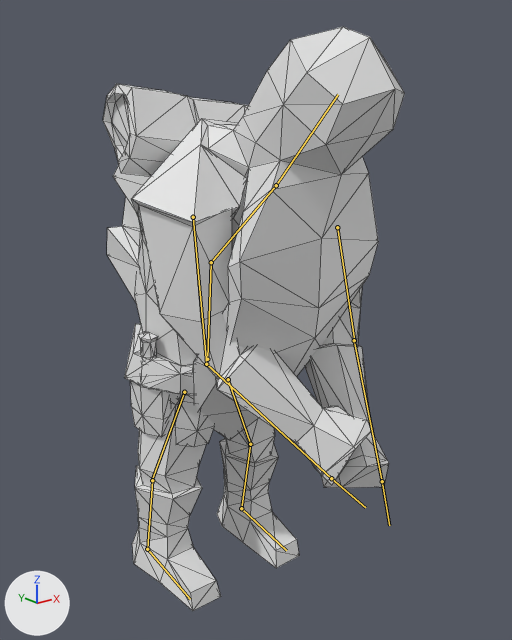
The Blender file Animations/MageStaffGroundHit.blend, before and after one commit.
One viewpoint serves both versions: a camera (50 mm lens) standing at (-5.66, -8.18, 7.07) and looking at (0.22, -0.84, 4.13). Lighting does not change. The marker at lower left points along +X, +Y and +Z. Both versions are drawn at frame 10 of the action 'Armature.000Action.001'; the numbers are the values there. The bones that bend it are drawn over the model as lines. Mesh edges are drawn as thin lines.
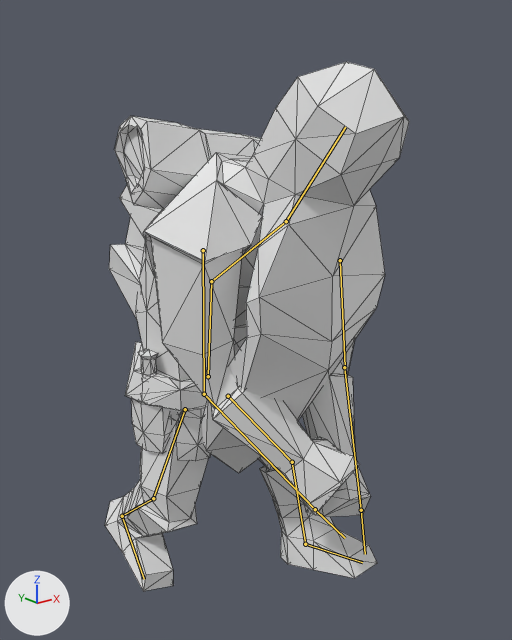
What differs and where, as boxes [x1, y1, x2, y2] in the pictures (512 x 640 px):
'Cube.002', posed (9% shorter)
    before: [103, 27, 405, 611]
    after: [105, 62, 409, 591]
bone 'Root', root to tip
    before: (207, 359) to (211, 262)
    after: (208, 376) to (211, 281)
bone 'Chest', root to tip
    before: (211, 262) to (276, 185)
    after: (211, 281) to (286, 221)
bone 'Head', root to tip
    before: (276, 185) to (338, 94)
    after: (286, 221) to (345, 127)
bone 'Leg.R', root to tip
    before: (184, 392) to (152, 480)
    after: (185, 409) to (153, 498)
bone 'Calf.R', root to tip
    before: (152, 480) to (147, 549)
    after: (153, 498) to (122, 516)
bone 'Foot.R', root to tip
    before: (147, 549) to (190, 599)
    after: (122, 516) to (144, 579)
bone 'Leg.L', root to tip
    before: (228, 379) to (250, 444)
    after: (228, 396) to (292, 462)
bone 'Calf.L', root to tip
    before: (250, 444) to (241, 508)
    after: (292, 462) to (305, 544)

Edits to the bpy script that builds the scene:
```text
Change bone_root:
    where bone_root = bpy.data.objects['Armature'].pose.bones['Root']
    bone_root.location: (0.0, 0.0, 0.0) -> (0.0, -0.28, 0.0)
Change bone_chest:
    where bone_chest = bpy.data.objects['Armature'].pose.bones['Chest']  # child of 'Root'
    bone_chest.rotation_quaternion: (0.91, 0.369, -0.174, -0.07) -> (0.889, 0.414, -0.168, -0.096)  # degrees (46, -15, -15) -> degrees (52, -13, -19)
Change bone_head:
    where bone_head = bpy.data.objects['Armature'].pose.bones['Head']  # child of 'Chest'
    bone_head.rotation_quaternion: (0.965, -0.046, 0.258, 0.006) -> (0.949, -0.15, 0.278, 0.011)  # degrees (-6, 30, -1) -> degrees (-19, 32, -4)
Change bone_leg_r:
    where bone_leg_r = bpy.data.objects['Armature'].pose.bones['Leg.R']  # child of 'Root'
    bone_leg_r.rotation_quaternion: (1.0, 0.0, 0.0, 0.0) -> (1.0, 0.016, 0.007, -0.016)  # degrees (0, 0, 0) -> degrees (2, 1, -2)
Change bone_calf_r:
    where bone_calf_r = bpy.data.objects['Armature'].pose.bones['Calf.R']  # child of 'Leg.R'
    bone_calf_r.rotation_quaternion: (1.0, 0.0, 0.0, 0.0) -> (0.899, 0.358, 0.061, 0.017)  # degrees (0, 0, 0) -> degrees (44, 6, 4)
Change bone_foot_r:
    where bone_foot_r = bpy.data.objects['Armature'].pose.bones['Foot.R']  # child of 'Calf.R'
    bone_foot_r.rotation_quaternion: (1.0, 0.0, 0.0, 0.0) -> (0.971, 0.235, -0.013, -0.041)  # degrees (0, 0, 0) -> degrees (27, 0, -5)
Change bone_leg_l:
    where bone_leg_l = bpy.data.objects['Armature'].pose.bones['Leg.L']  # child of 'Root'
    bone_leg_l.rotation_quaternion: (1.0, 0.0, 0.0, 0.0) -> (0.907, 0.044, -0.164, 0.345)  # degrees (0, 0, 0) -> degrees (-2, -20, 42)
Change bone_calf_l:
    where bone_calf_l = bpy.data.objects['Armature'].pose.bones['Calf.L']  # child of 'Leg.L'
    bone_calf_l.rotation_quaternion: (1.0, 0.0, 0.0, 0.0) -> (0.981, 0.192, 0.006, 0.001)  # degrees (0, 0, 0) -> degrees (22, 1, 0)
```
